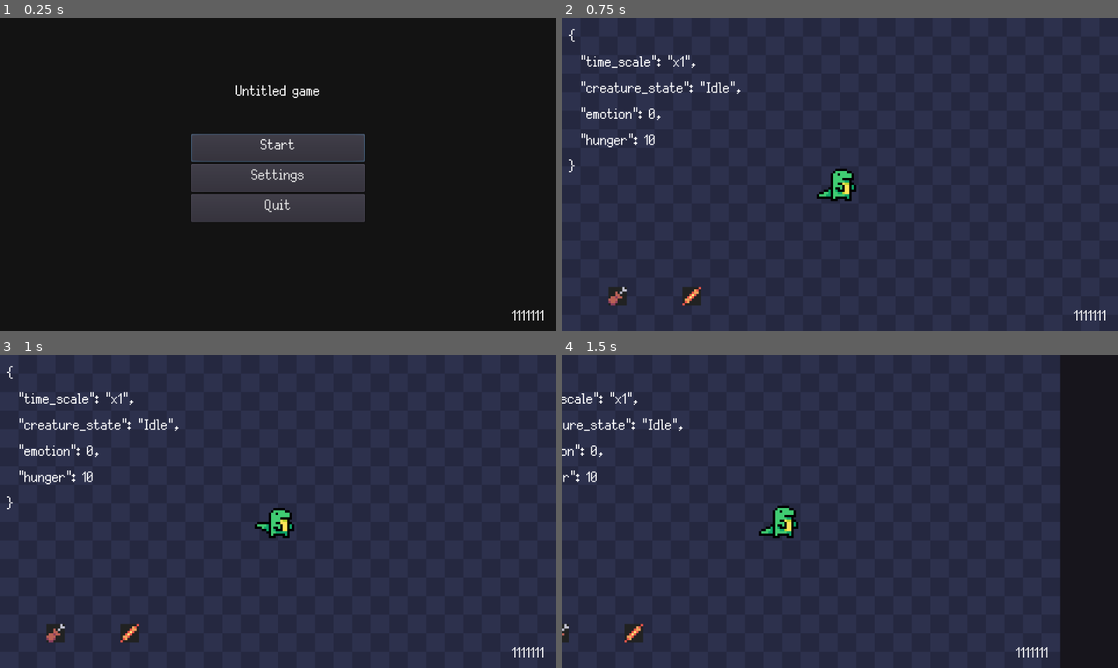
Above: before the commit, frames 1-4 (two rows, left to right).
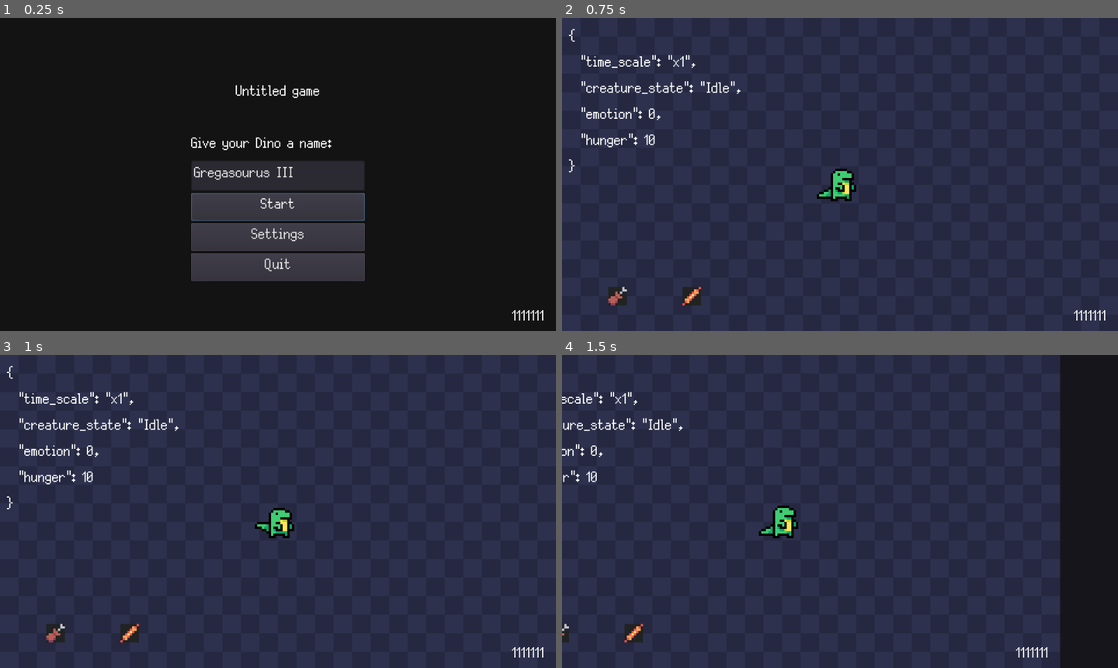
Above: after the commit, the same moments.

Repository: colinbellino/ai-and-games-2022
Game: Godot game, scene res://media/scenes/main.tscn
The game is run twice, just before and just after one commit, with the same random seed, the same clock (stepped at 60 frames per second) and the same inputs.
Inputs (mouse positions are in pixels of both pictures, inside the frame that each line leads up to):
- Up to frame 1 (0.25 s): no input
- Up to frame 2 (0.75 s): click "Start" at 0.5 s
- Up to frame 3 (1 s): no input
- Up to frame 4 (1.5 s): move the mouse to (840, 520) at 1.27 s; hold D (move_right) from 1.28 s (still down); click (840, 520) at 1.35 s

The runs differ from the first frame. In frame 1, 9.5% of the frame differs, in the area x 34-66%, y 36-84%; in frame 2, nothing differs; in frame 3, nothing differs; in frame 4, nothing differs.

Commit message:
Setup creature name

Diff:
--- a/media/scenes/ui/TitleUI.tscn
+++ b/media/scenes/ui/TitleUI.tscn
@@ -33,10 +33,25 @@
 margin_right = 150.0
 margin_bottom = 415.0
 
+[node name="Label" type="Label" parent="Menu"]
+margin_right = 300.0
+margin_bottom = 42.0
+theme = ExtResource( 2 )
+text = "Give your Dino a name:"
+
+[node name="Name" type="LineEdit" parent="Menu"]
+unique_name_in_owner = true
+margin_top = 46.0
+margin_right = 300.0
+margin_bottom = 98.0
+theme = ExtResource( 2 )
+text = "Gregasourus III"
+
 [node name="Start" type="Button" parent="Menu"]
 unique_name_in_owner = true
+margin_top = 102.0
 margin_right = 300.0
-margin_bottom = 48.0
+margin_bottom = 150.0
 theme = ExtResource( 2 )
 text = "Start"
 
@@ -51,16 +66,16 @@
 
 [node name="Settings" type="Button" parent="Menu"]
 unique_name_in_owner = true
-margin_top = 52.0
+margin_top = 154.0
 margin_right = 300.0
-margin_bottom = 100.0
+margin_bottom = 202.0
 theme = ExtResource( 2 )
 text = "Settings"
 
 [node name="Quit" type="Button" parent="Menu"]
 unique_name_in_owner = true
-margin_top = 104.0
+margin_top = 206.0
 margin_right = 300.0
-margin_bottom = 152.0
+margin_bottom = 254.0
 theme = ExtResource( 2 )
 text = "Quit"
--- a/src/Globals.gd
+++ b/src/Globals.gd
@@ -31,6 +31,7 @@
 var game_state_exited : bool
 var emotion : int
 var hunger : int
+var creature_name : String
 
 # Nodes
 var ui_title : TitleUI
--- a/src/TitleUI.gd
+++ b/src/TitleUI.gd
@@ -4,16 +4,19 @@
 var button_continue: Button
 var button_settings: Button
 var button_quit: Button
+var button_name: LineEdit
 
 func _ready() -> void:
     button_start = get_node("%Start")
     button_continue = get_node("%Continue")
     button_settings = get_node("%Settings")
     button_quit = get_node("%Quit")
+    button_name = get_node("%Name")
 
     button_start.connect("mouse_entered", self, "on_button_hover")
     button_settings.connect("mouse_entered", self, "on_button_hover")
     button_quit.connect("mouse_entered", self, "on_button_hover")
+    button_name.connect("text_changed", self, "_name_changed")
 
     close()
 
@@ -26,3 +29,10 @@
 
 func on_button_hover():
     Audio.play_sound_random([Globals.SFX.BUTTON_HOVER])
+
+func _name_changed(new_text: String) -> void:
+    if new_text.length() == 0:
+        button_start.disabled = true
+    elif button_start.disabled:
+        Globals.creature_name = new_text
+        button_start.disabled = false
